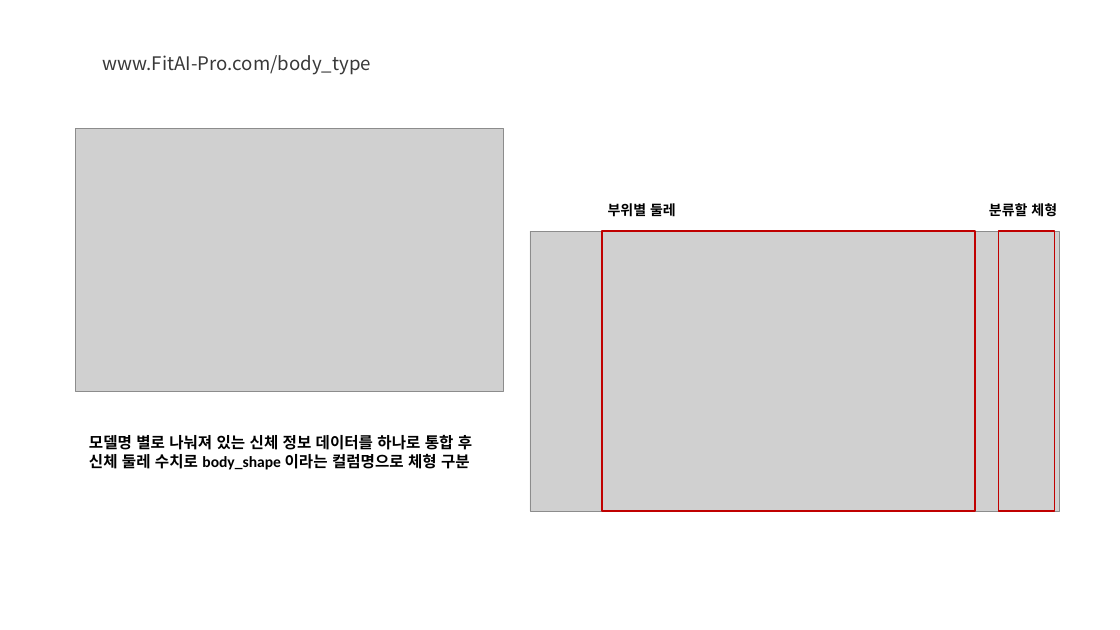
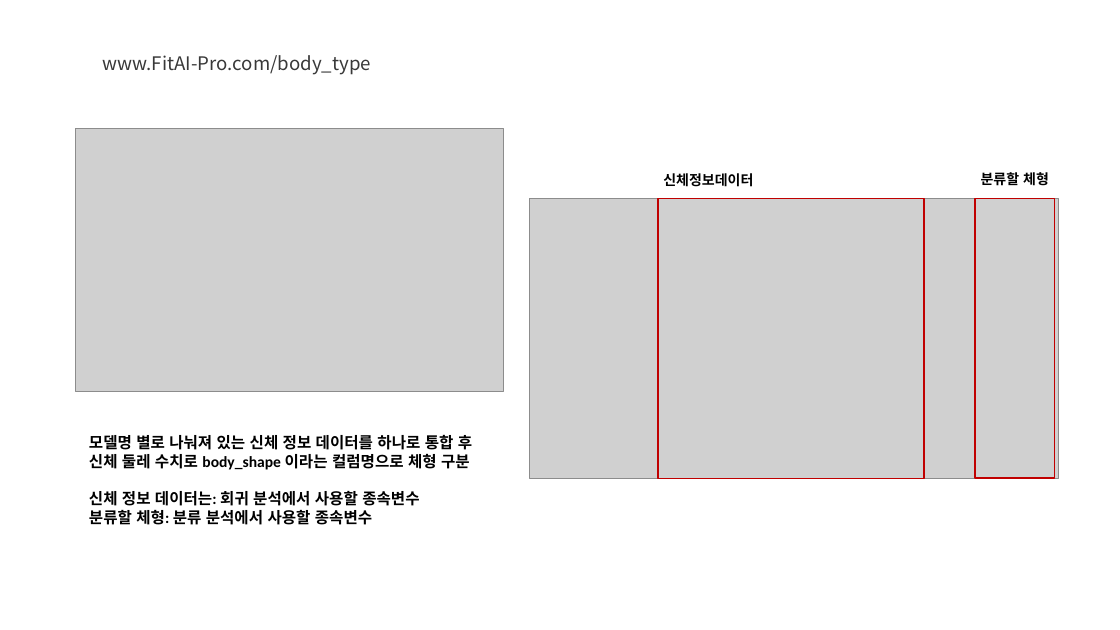
Before and after one commit to ssoom98/FitAI_Pro, a slide deck: slide 10 of ppt/FitAI-Pro_CSM.pptx. Drawn at 1120x630 pixels with LibreOffice and Linux fonts; fonts in the diff are those of the drawing; grey boxes stand for pictures; background and template pictures are left out. Boxes give left, top, right and bottom in pixels: in the first picture for what was removed or moved away, otherwise in the second. Text is boxed around its words. In the diff, an @@ line names an element or a change of style, - is before the commit and + after.

Commit message:
'ppt'

```diff
--- a/ppt/FitAI-Pro_CSM.pptx
+++ b/ppt/FitAI-Pro_CSM.pptx
@@ text at <box>663,173,753,187</box>: text changed @@
-부위별 둘레
+신체정보데이터
@@ text "분류할 체형": place and size @@
-text "분류할 체형" at <box>989,203,1057,216</box>
+text "분류할 체형" at <box>981,172,1049,185</box>
@@ picture: place and size @@
-picture at <box>530,231,1059,511</box>
+picture at <box>530,199,1059,479</box>
@@ rectangle: place and size @@
-rectangle at <box>602,231,976,511</box>
+rectangle at <box>658,199,924,479</box>
@@ rectangle: place and size @@
-rectangle at <box>998,231,1054,511</box>
+rectangle at <box>975,198,1054,478</box>
@@ text at <box>89,491,419,525</box>: paragraphs added @@
+신체 정보 데이터는: 회귀 분석에서 사용할 종속변수
+분류할 체형: 분류 분석에서 사용할 종속변수
```
Also in this commit, not shown: 8 other slides changed, 8 slides added, 1 slide removed, 9 other files.
